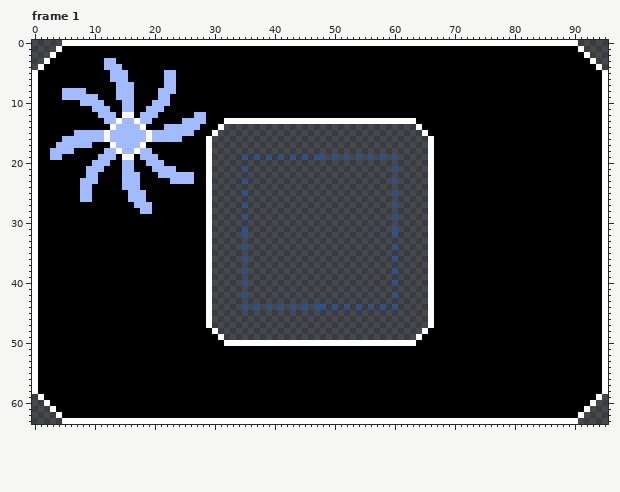
A pixel-art file gets an edit: Assets/Raw/Sprites/Enemies/Level5X/TankSpawner.aseprite. Above: the version before the commit.
96x64 pixels, 4 frames. Shown: frame 1. The commit also changed other frames, which this record leaves out.
Once edited:
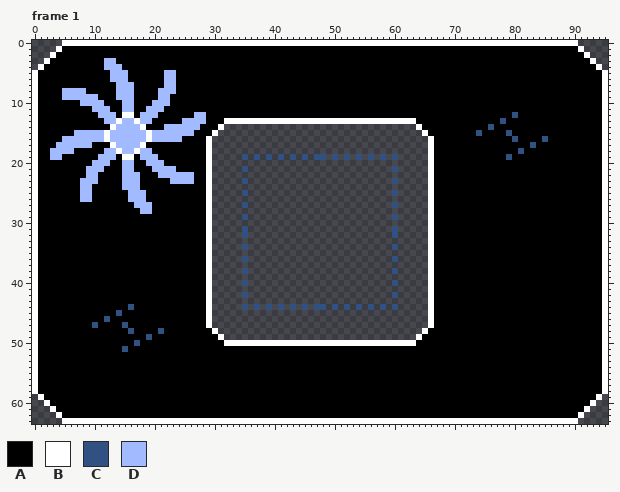
Palette (. is transparent): A #000000  B #ffffff  C #305182  D #a2baff
The edit:
{"where": "frame 1, layer \"Layer 1\""}
{"frame":1,"y":12,"x":80,"old":"A","new":"C"}
{"frame":1,"y":13,"x":78,"old":"A","new":"C"}
{"frame":1,"y":14,"x":76,"old":"A","new":"C"}
{"frame":1,"y":15,"x":74,"old":"A","new":"C"}
{"frame":1,"y":15,"x":79,"old":"A","new":"C"}
{"frame":1,"y":16,"x":80,"old":"A","new":"C"}
{"frame":1,"y":16,"x":85,"old":"A","new":"C"}
{"frame":1,"y":17,"x":83,"old":"A","new":"C"}
{"frame":1,"y":18,"x":81,"old":"A","new":"C"}
{"frame":1,"y":19,"x":79,"old":"A","new":"C"}
{"frame":1,"y":44,"x":16,"old":"A","new":"C"}
{"frame":1,"y":45,"x":14,"old":"A","new":"C"}
{"frame":1,"y":46,"x":12,"old":"A","new":"C"}
{"frame":1,"y":47,"x":10,"old":"A","new":"C"}
{"frame":1,"y":47,"x":15,"old":"A","new":"C"}
{"frame":1,"y":48,"x":16,"old":"A","new":"C"}
{"frame":1,"y":48,"x":21,"old":"A","new":"C"}
{"frame":1,"y":49,"x":19,"old":"A","new":"C"}
{"frame":1,"y":50,"x":17,"old":"A","new":"C"}
{"frame":1,"y":51,"x":15,"old":"A","new":"C"}
